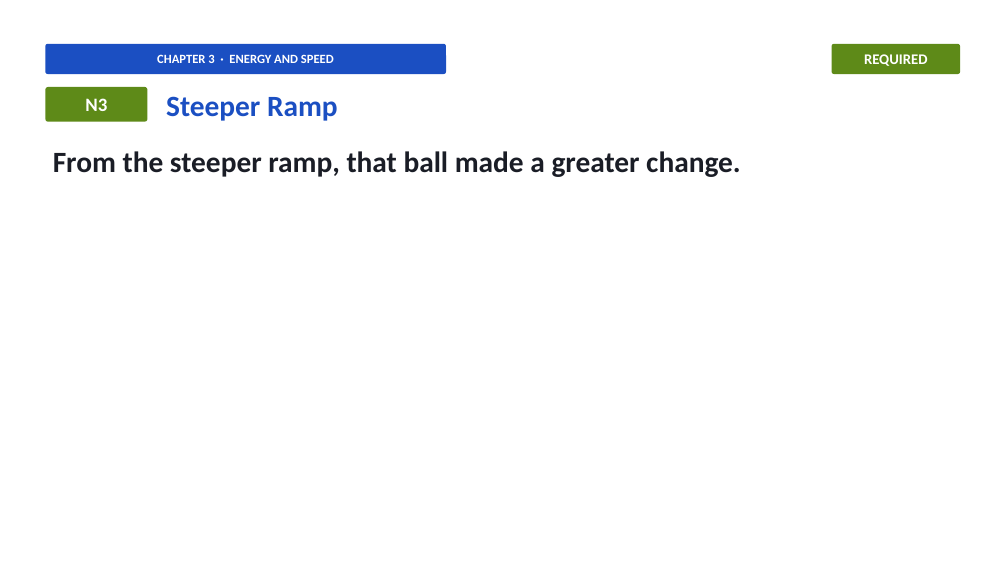
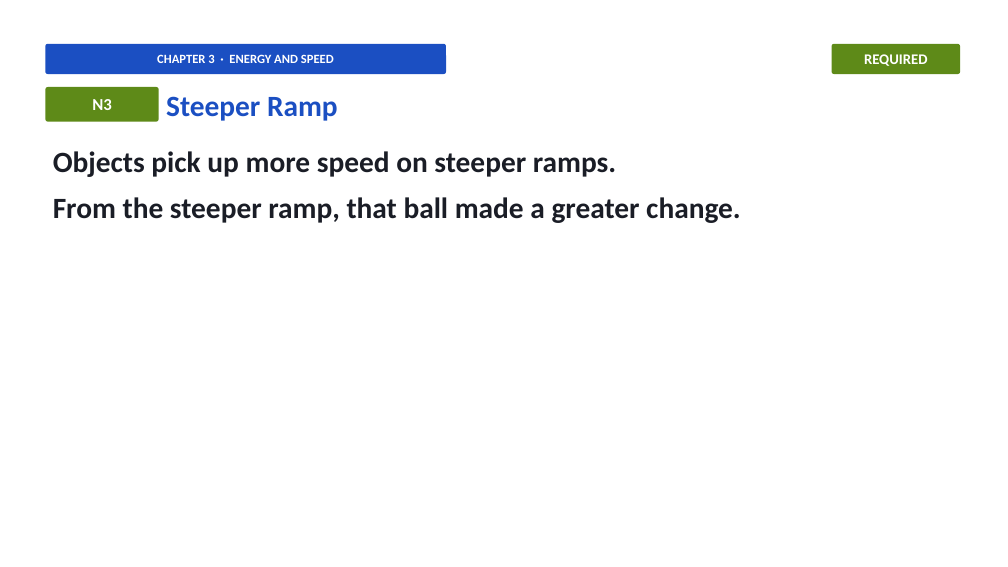
Before and after one commit to owenreagan-cyber/grade-4-energy-transfer-transformation, a slide deck: slide 32 of production/slides/03-ch3-energy-speed-slides.pptx. Drawn at 1008x567 pixels with LibreOffice and Linux fonts; fonts in the diff are those of the drawing. Boxes give left, top, right and bottom in pixels: in the first picture for what was removed or moved away, otherwise in the second. Text is boxed around its words. In the diff, an @@ line names an element or a change of style, - is before the commit and + after.

```diff
--- a/production/slides/03-ch3-energy-speed-slides.pptx
+++ b/production/slides/03-ch3-energy-speed-slides.pptx
@@ rounded rectangle "N3" resized from (x1=45, y1=87, x2=147, y2=122) to (x1=45, y1=87, x2=159, y2=122) @@
@@ rounded rectangle "N3" at (x1=45, y1=87, x2=159, y2=122): size 18 to 16 pt @@
@@ text at (x1=53, y1=151, x2=616, y2=177): paragraph added @@
+Objects pick up more speed on steeper ramps.
```
Also in this commit, not shown: 39 other slides changed, 19 other files.
